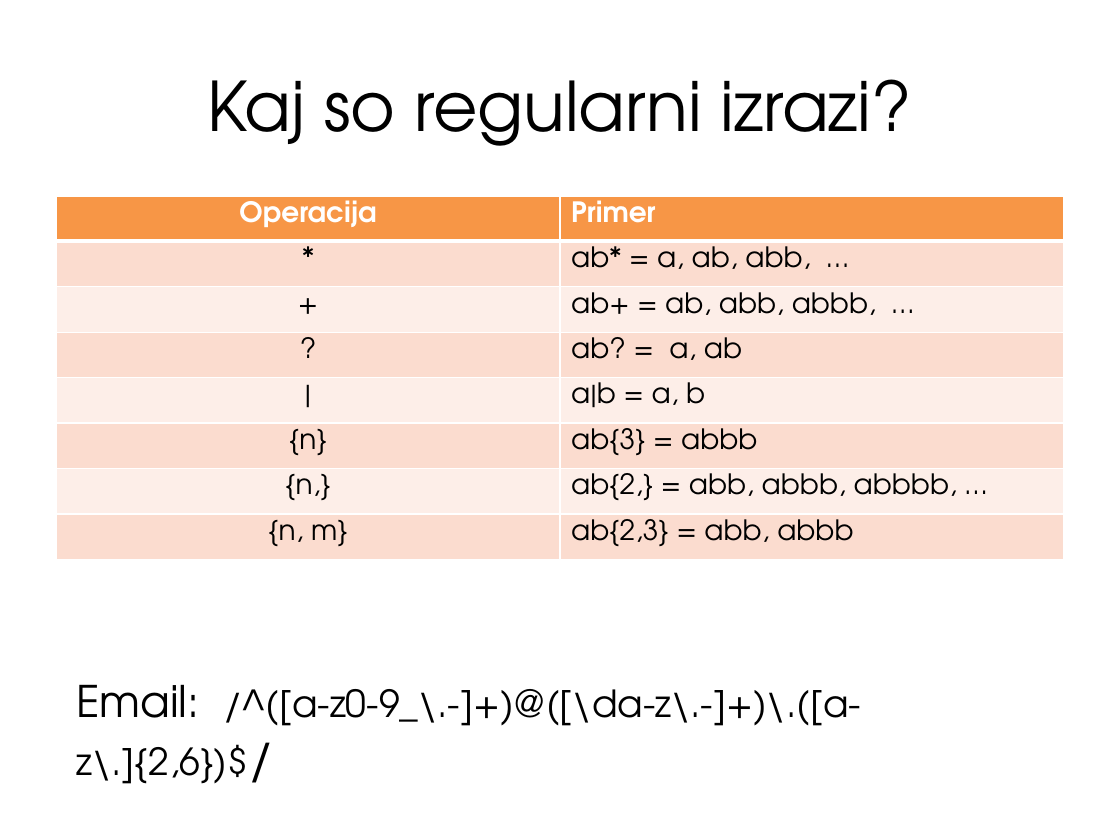
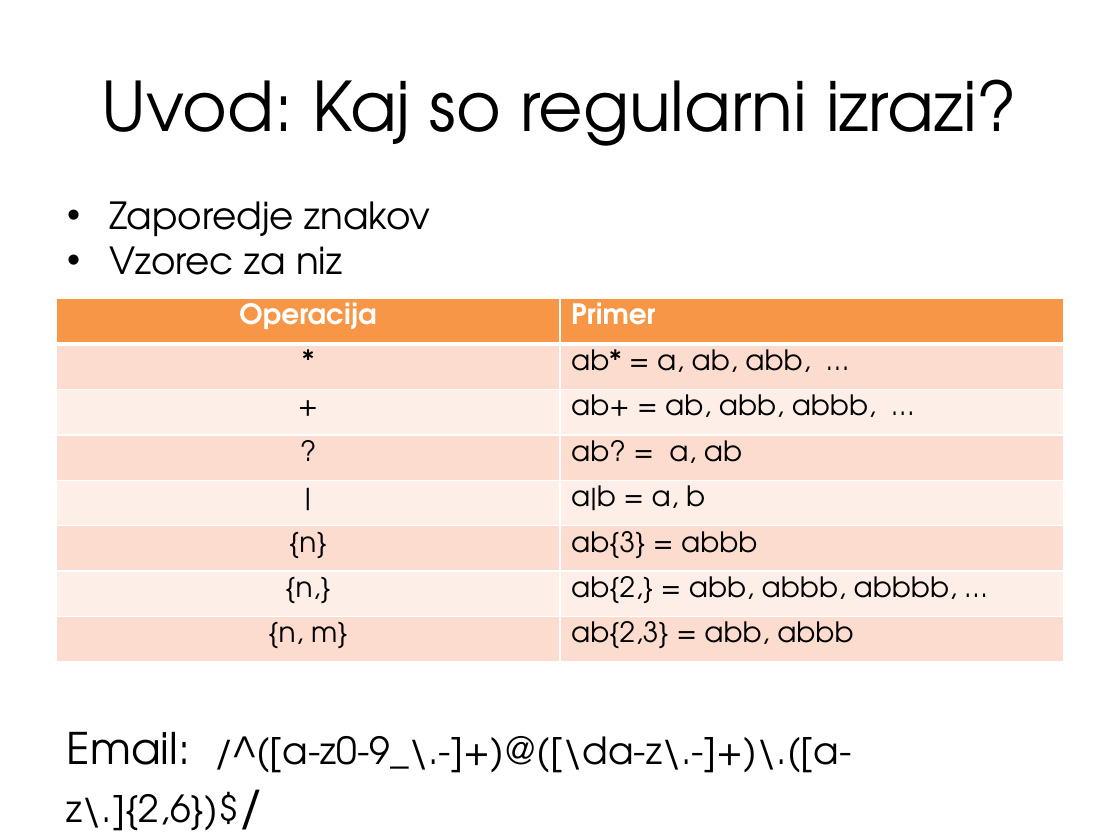
Before and after one commit to tadeboro/reglang, a slide deck: slide 3 of presentation/RegexRangers.pptx (slide 4 before the commit). Drawn at 1120x840 pixels with LibreOffice and Linux fonts; fonts in the diff are those of the drawing. Boxes give left, top, right and bottom in pixels: in the first picture for what was removed or moved away, otherwise in the second. Text is boxed around its words. In the diff, an @@ line names an element or a change of style, - is before the commit and + after.

```diff
--- a/presentation/RegexRangers.pptx
+++ b/presentation/RegexRangers.pptx
@@ title at (102,79,1017,146): text changed @@
-Kaj so regularni izrazi?
+Uvod: Kaj so regularni izrazi?
@@ text added at (109,201,431,275), 24 pt, text #000000 @@
+• Zaporedje znakov
+• Vzorec za niz
@@ table: place and size @@
-table at (56,196,1064,559)
+table at (56,299,1064,662)
@@ text "Email: /^([a-z0-9_\.-]+)@([\da-z\.-]+)\.([a-z\.]{2,6})$/": place and size @@
-text "Email: /^([a-z0-9_\.-]+)@([\da-z\.-]+)\.([a-z\.]{2,6})$/" at (76,684,861,784)
+text "Email: /^([a-z0-9_\.-]+)@([\da-z\.-]+)\.([a-z\.]{2,6})$/" at (67,731,851,831)
```
Also in this commit, not shown: 12 other slides changed, 4 slides added, 4 slides removed, 23 other files.
